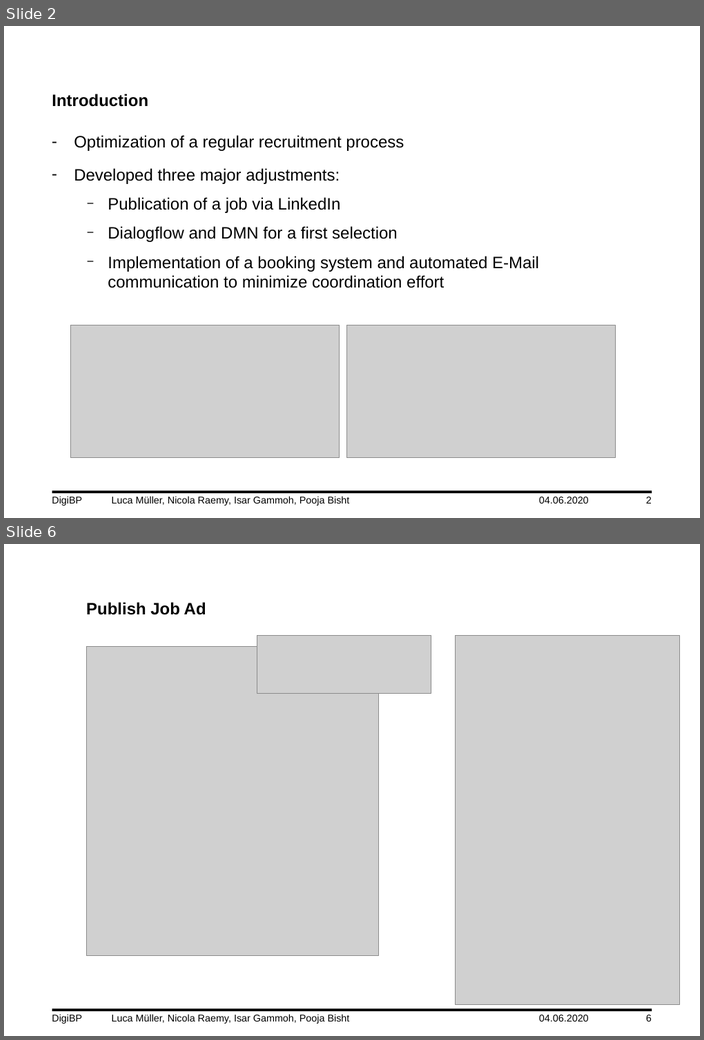
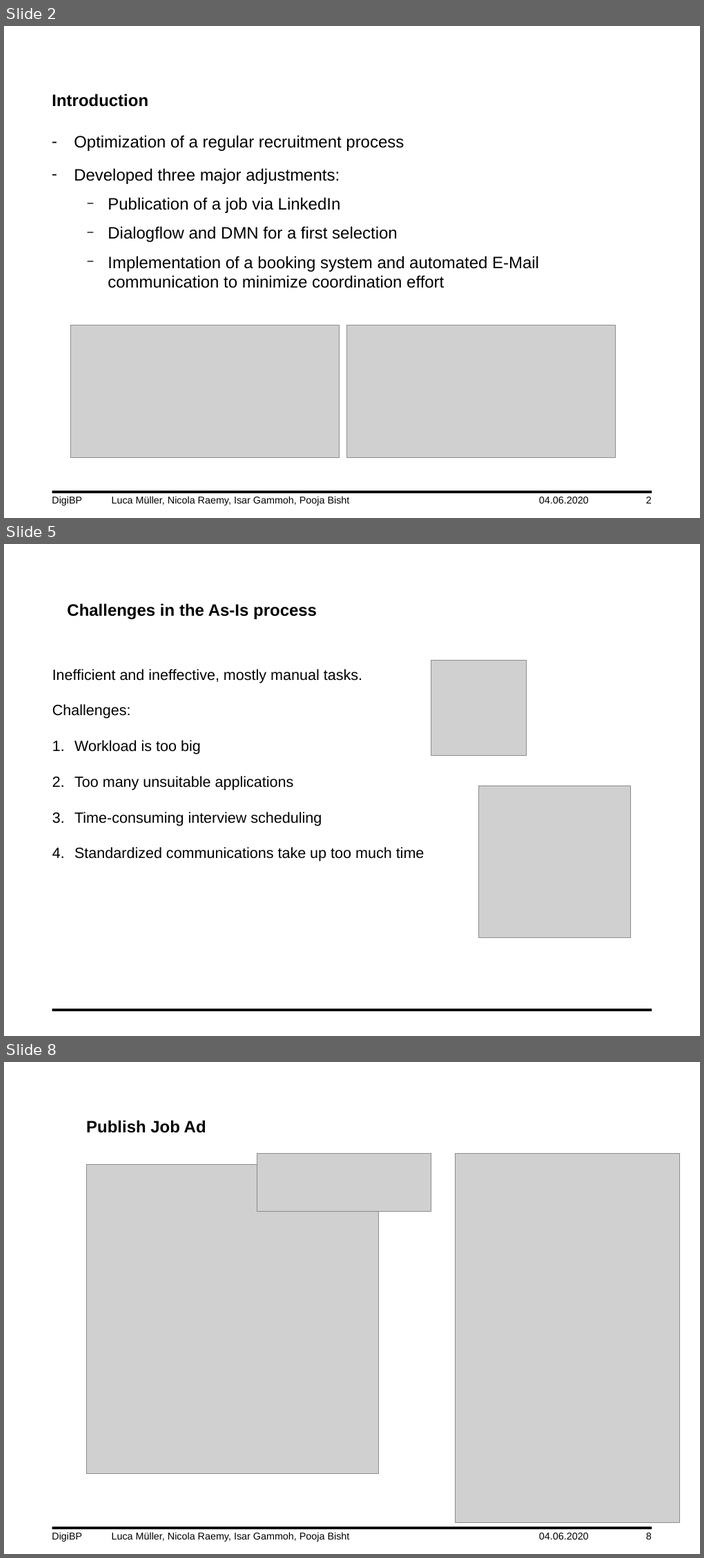
Before and after one commit to DigiBP/DigiBP_DanishBlue, a slide deck: Presentation/DigiBP_DanishBlue_Presentation_V4.pptx. Shown one above the other, each under a label of ours: slides 2 and 6 before the commit, slides 2, 5 and 8 after it; the slides between them are not shown. The pictures are 704x1040 and 704x1558 pixels, drawn with LibreOffice and Linux fonts; fonts in the diff are those of the drawing; grey boxes stand for pictures; background and template pictures are left out. Boxes give left, top, right and bottom in pixels: in the first picture for what was removed or moved away, otherwise in the second. Text is boxed around its words. In the diff, an @@ line names an element or a change of style, - is before the commit and + after.

```diff
--- a/Presentation/DigiBP_DanishBlue_Presentation_V4.pptx
+++ b/Presentation/DigiBP_DanishBlue_Presentation_V4.pptx
@@ slide 5 added at (4, 544, 700, 1036), background #FFFFFF; not listed: 1 template element that a slide beside it also shows @@
@@ title added at (67, 603, 317, 619), 20 pt, text #000000, bold @@
+Challenges in the As-Is process
@@ picture added at (431, 660, 526, 755) @@
@@ text added at (52, 669, 424, 861), 18 pt, text #000000 @@
+Inefficient and ineffective, mostly manual tasks.
+Challenges:
+1. Workload is too big
+2. Too many unsuitable applications
+3. Time-consuming interview scheduling
+4. Standardized communications take up too much time
@@ picture added at (479, 786, 631, 938) @@
@@ what was slide 6 is now slide 8 @@
@@ page number at (646, 1533, 651, 1539): text changed @@
-6
+8
```
Also in this commit, not shown: 5 slides changed, 2 other slides added, 1 slide removed.
